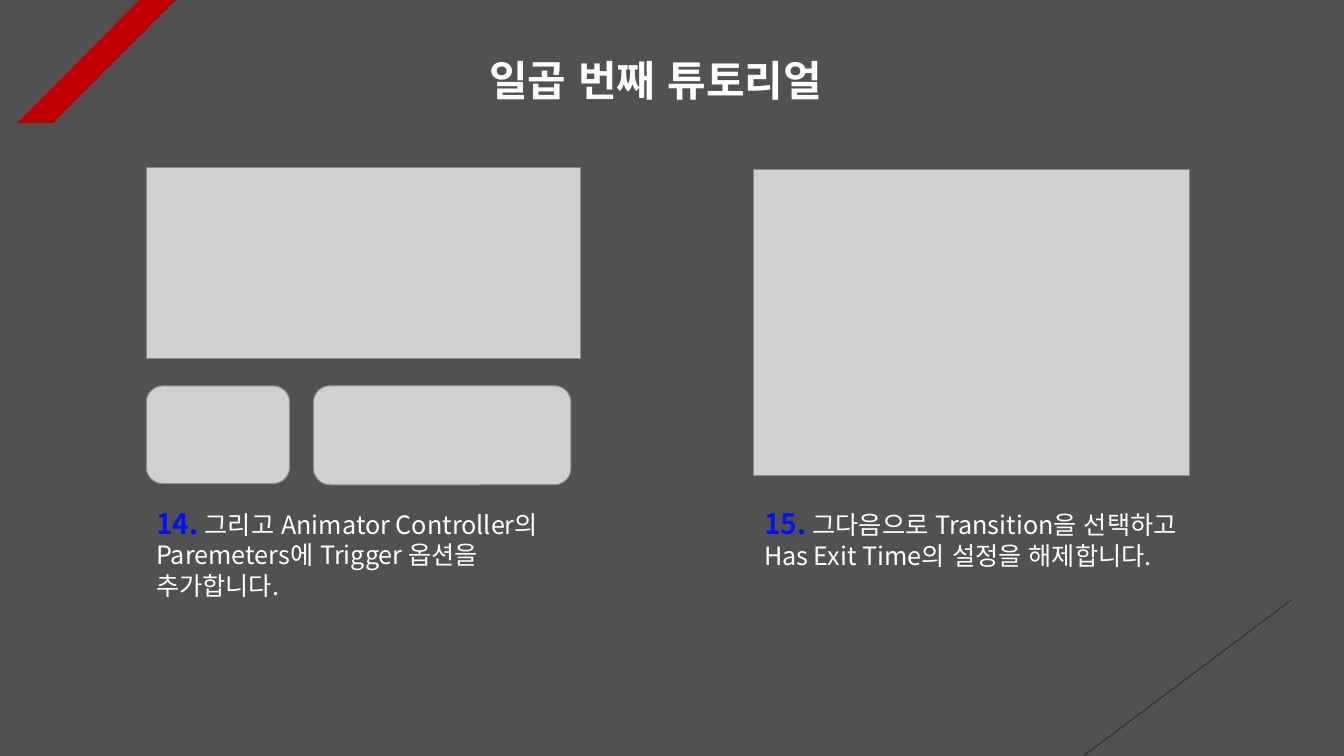
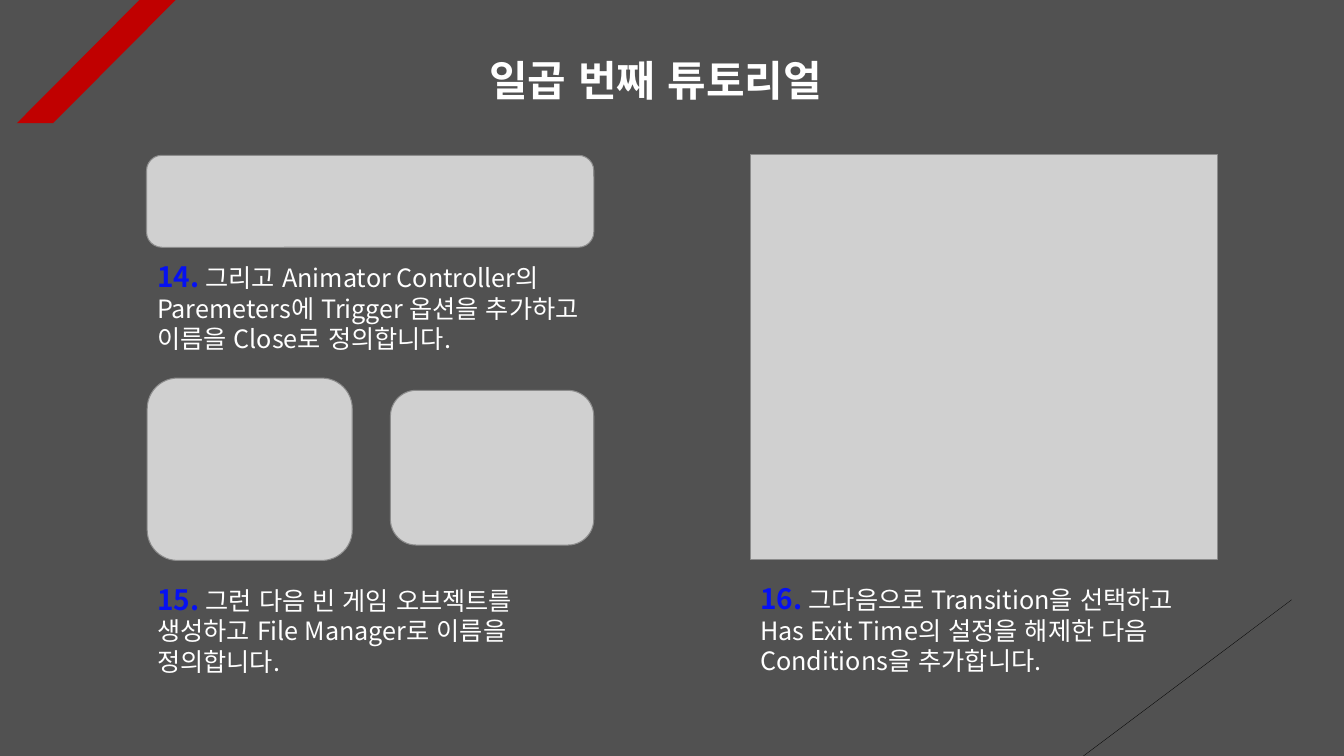
Before and after one commit to Unity2033/3D-UnityEngine, a slide deck: slide 7 of Assets/Class/Animation Clip/PPT Data/Animation Clip Example.pptx. Drawn at 1344x756 pixels with LibreOffice and Linux fonts; fonts in the diff are those of the drawing; grey boxes stand for pictures. Boxes give left, top, right and bottom in pixels: in the first picture for what was removed or moved away, otherwise in the second. Text is boxed around its words. In the diff, an @@ line names an element or a change of style, - is before the commit and + after.

```diff
--- a/Assets/Class/Animation Clip/PPT Data/Animation Clip Example.pptx
+++ b/Assets/Class/Animation Clip/PPT Data/Animation Clip Example.pptx
@@ picture removed at <box>146,167,581,358</box> @@
@@ picture added at <box>146,155,594,247</box> @@
@@ picture: place and size @@
-picture at <box>753,169,1190,476</box>
+picture at <box>750,154,1217,560</box>
@@ text at <box>157,266,579,350</box>: text changed @@
-14. 그리고 Animator Controller의 Paremeters에 Trigger 옵션을 추가합니다.
+14. 그리고 Animator Controller의 Paremeters에 Trigger 옵션을 추가하고 이름을 Close로 정의합니다.
@@ picture removed at <box>146,386,289,484</box> @@
@@ picture added at <box>147,378,352,561</box> @@
@@ picture removed at <box>314,386,572,485</box> @@
@@ picture added at <box>390,390,594,544</box> @@
@@ text added at <box>157,589,512,673</box>, 18 pt, text #FFFFFF @@
+15. 그런 다음 빈 게임 오브젝트를 생성하고 File Manager로 이름을 정의합니다.
@@ text at <box>760,588,1173,672</box>: text changed @@
-15. 그다음으로 Transition을 선택하고 Has Exit Time의 설정을 해제합니다.
+16. 그다음으로 Transition을 선택하고 Has Exit Time의 설정을 해제한 다음 Conditions을 추가합니다.
```
Also in this commit, not shown: 8 other slides changed, 14 other files.
